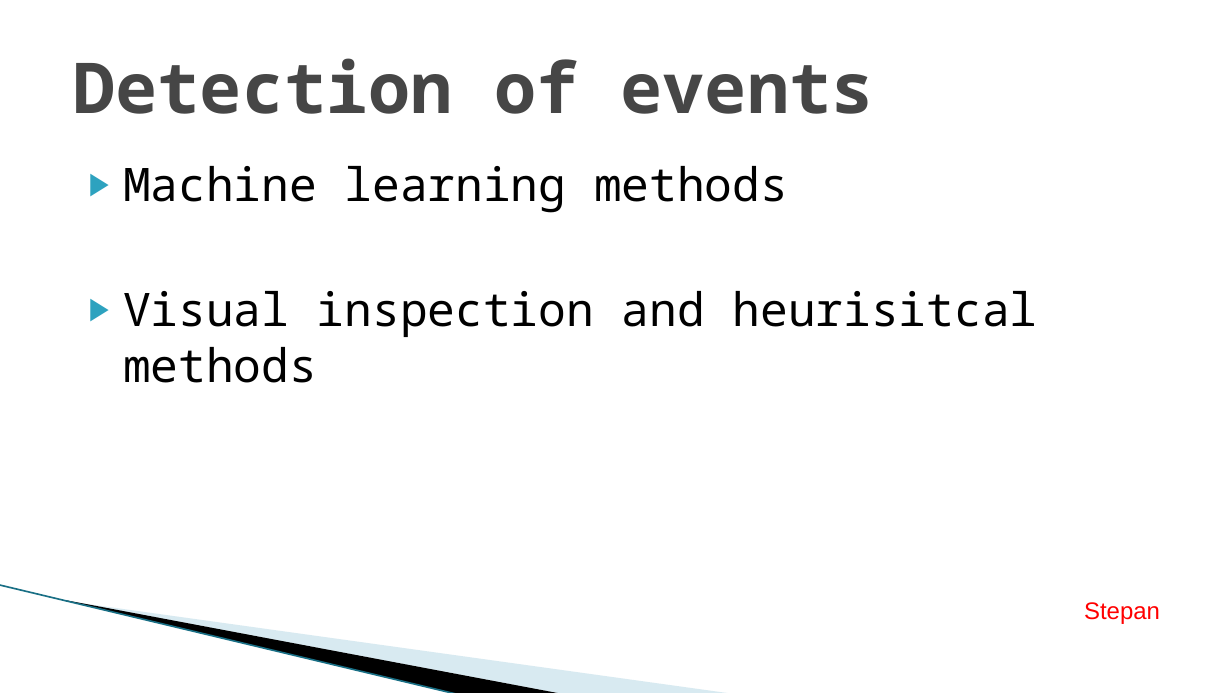
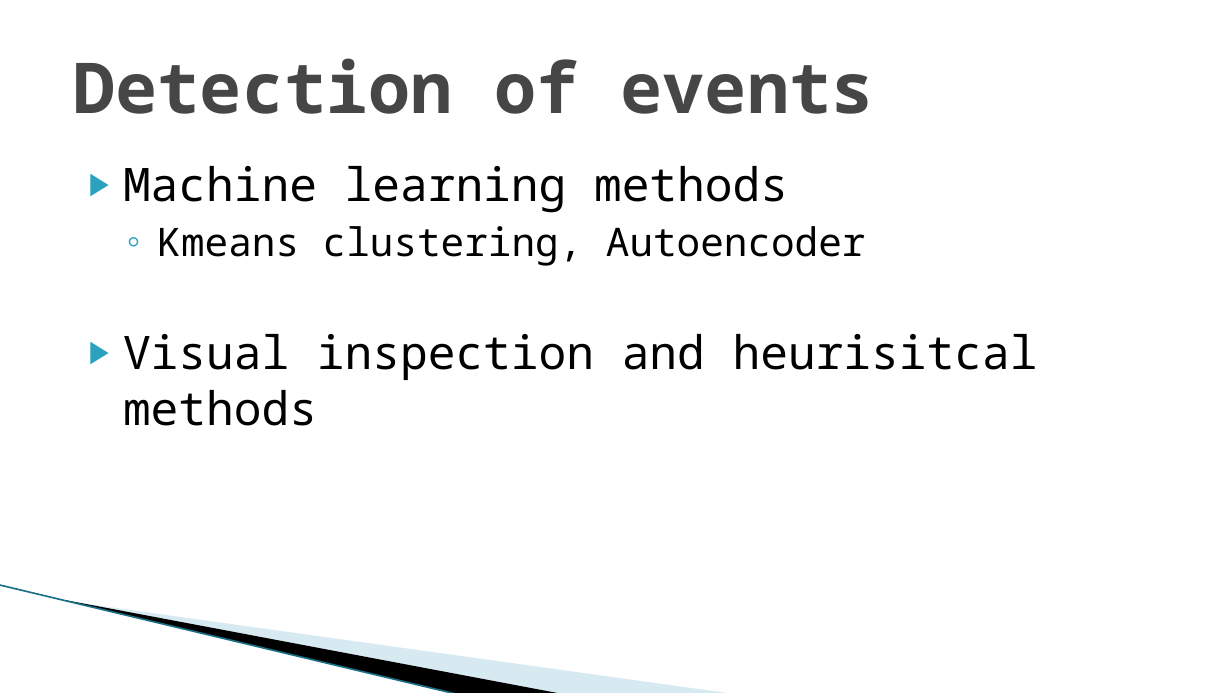
Before and after one commit to macejova/Ecox-seminar-project, a slide deck: slide 4 of prez/Macejovsky_Pardubicky_prez.pptx. Drawn at 1232x693 pixels with LibreOffice and Linux fonts; fonts in the diff are those of the drawing; background and template pictures are left out. Boxes give left, top, right and bottom in pixels: in the first picture for what was removed or moved away, otherwise in the second. Text is boxed around its words. In the diff, an @@ line names an element or a change of style, - is before the commit and + after.

```diff
--- a/prez/Macejovsky_Pardubicky_prez.pptx
+++ b/prez/Macejovsky_Pardubicky_prez.pptx
@@ text at [157,226,866,266]: paragraph added @@
+  ◦ Kmeans clustering, Autoencoder
@@ text removed at [1084,602,1160,624] @@
-Stepan
```
Also in this commit, not shown: 5 other slides changed.
